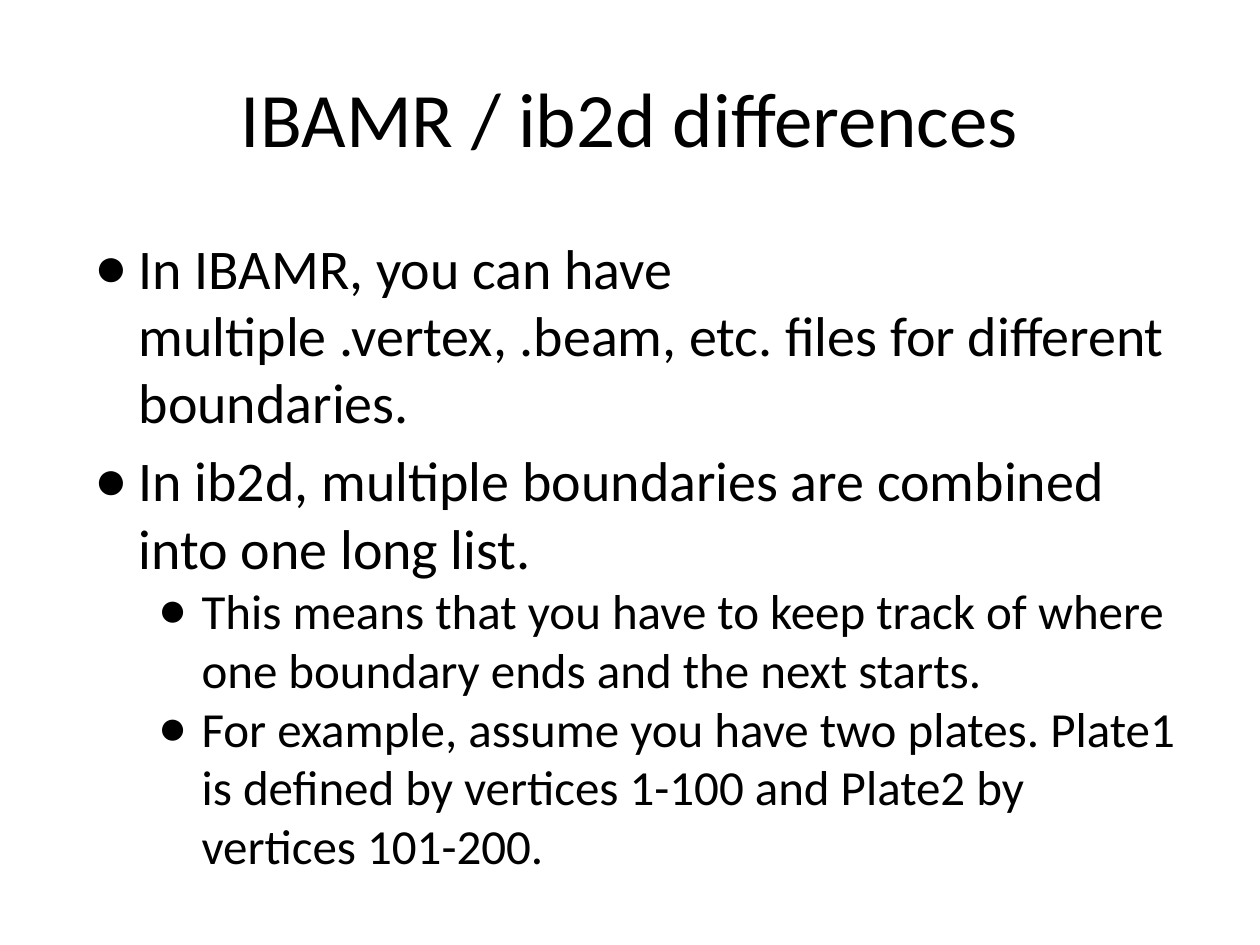
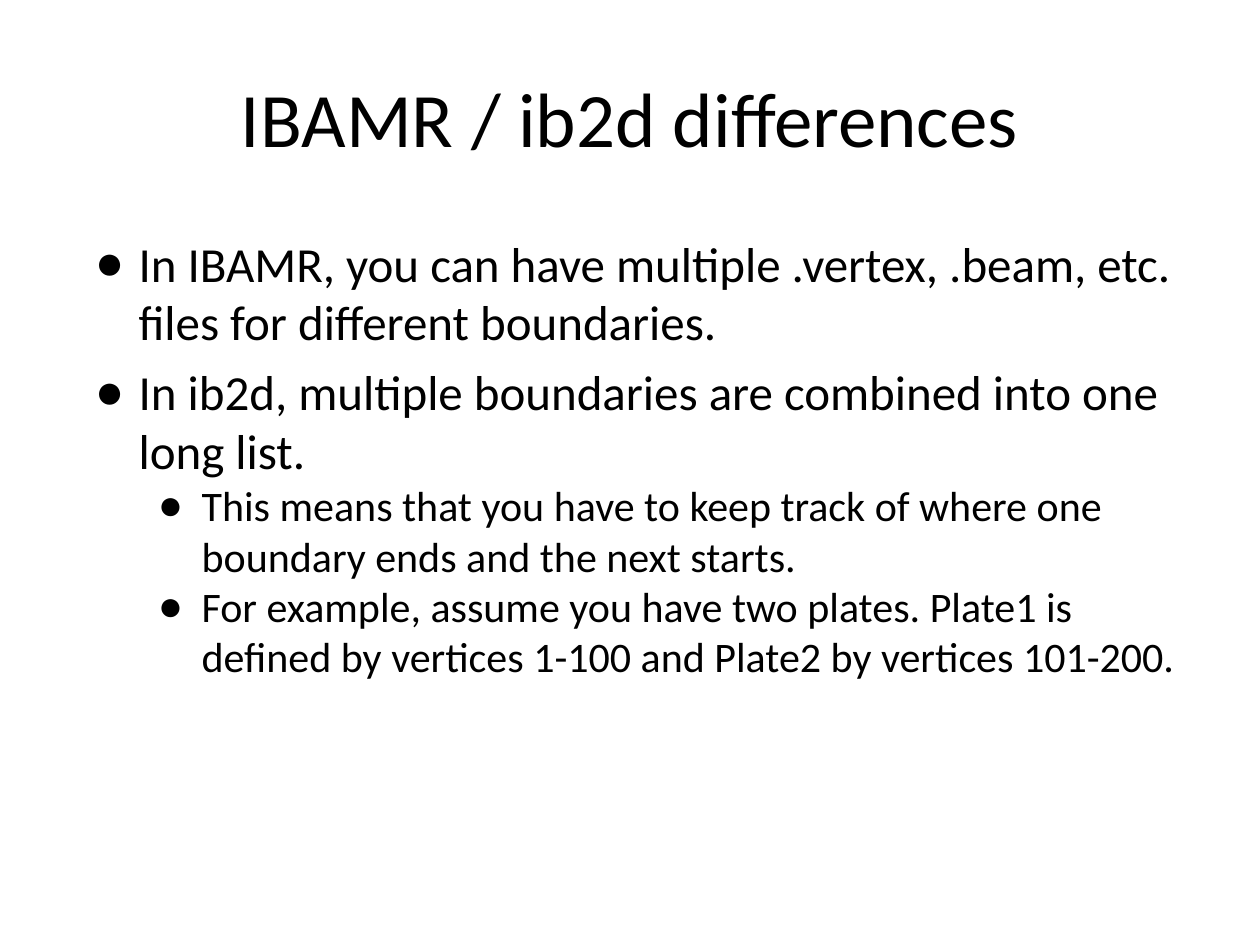
Before and after one commit to fairyflies9/IBAMR-Tutorials, a slide deck: slide 7 of UA Tutorials/Lecture2-InputFiles-Ib2d-IBAMR.pptx (slide 5 before the commit). Drawn at 1260x945 pixels with LibreOffice and Linux fonts; fonts in the diff are those of the drawing. Boxes give left, top, right and bottom in pixels: in the first picture for what was removed or moved away, otherwise in the second. Text is boxed around its words. In the diff, an @@ line names an element or a change of style, - is before the commit and + after.

Commit message:
update to UA tutorial 2
added codes to read .vertex and .spring files, added slides

```diff
--- a/UA Tutorials/Lecture2-InputFiles-Ib2d-IBAMR.pptx
+++ b/UA Tutorials/Lecture2-InputFiles-Ib2d-IBAMR.pptx
@@ text "In IBAMR, you can have ..." at (139, 248, 1174, 679): size 32 to 28 pt in "In IBAMR, you can have multiple .vertex, ...", "In ib2d, multiple boundaries are combined into ..."; size 28 to 24 pt in "This means that you have to keep ...", "For example, assume you have two plates. ..." @@
```
Also in this commit, not shown: 5 other slides changed, 9 slides added, 4 other files.
